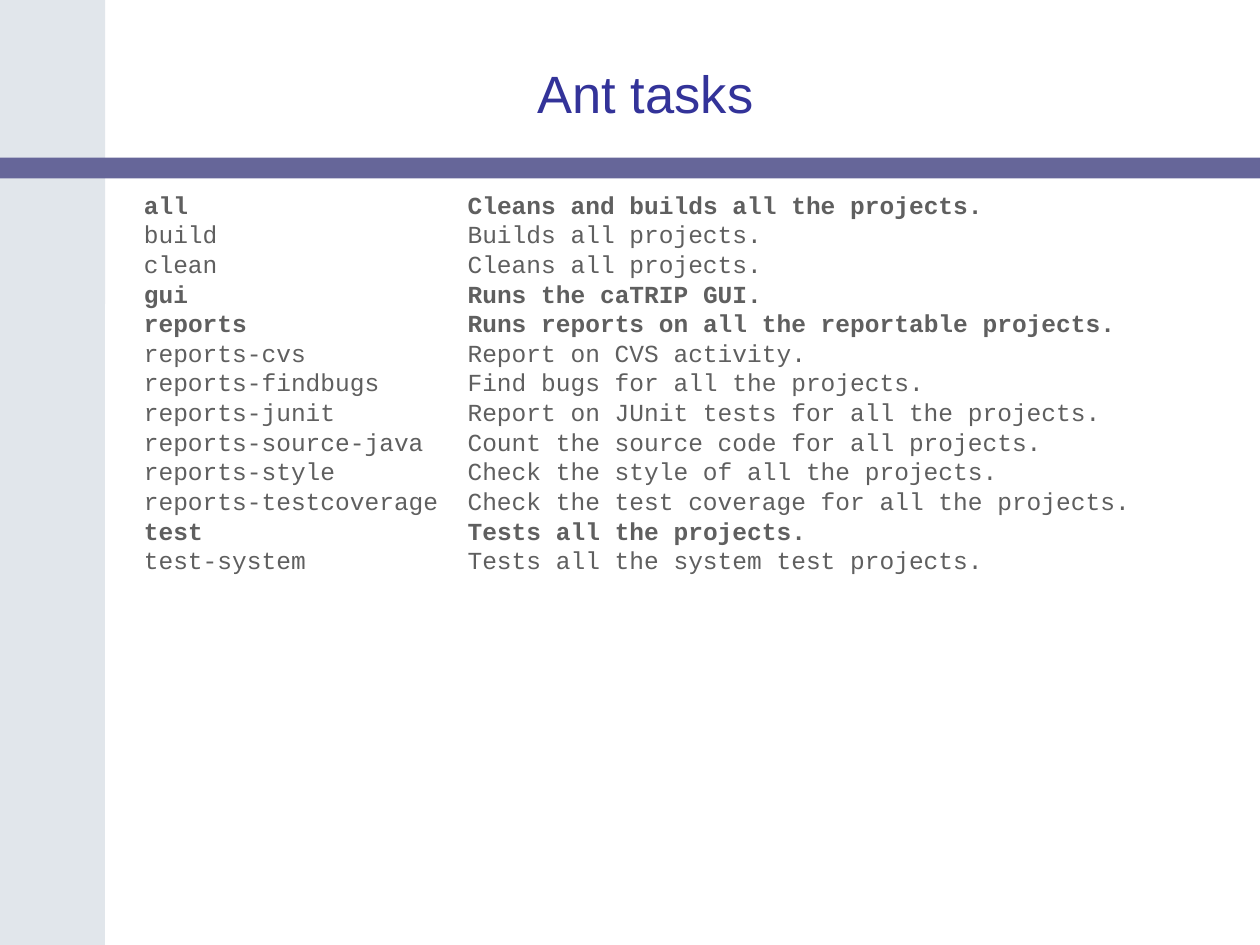
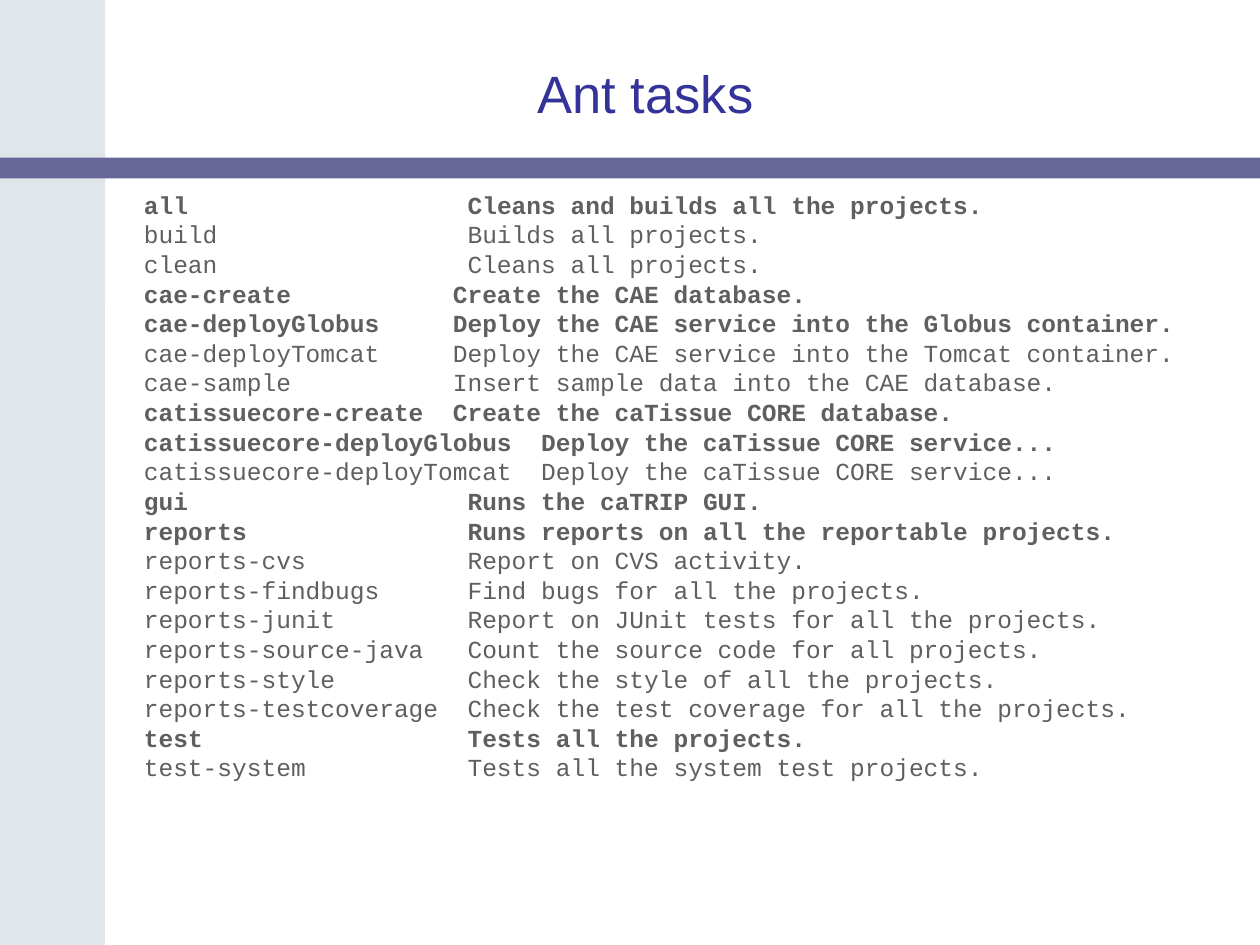
Before and after one commit to NCIP/catrip, a slide deck: slide 21 of catrip/documentation/presentations/catrip_alpha_demo_2006_08_11/catrip_alpha_demo_2006_08_11.ppt. Drawn at 1260x945 pixels with LibreOffice and Linux fonts; fonts in the diff are those of the drawing; background and template pictures are left out. Boxes give left, top, right and bottom in pixels: in the first picture for what was removed or moved away, otherwise in the second. Text is boxed around its words. In the diff, an @@ line names an element or a change of style, - is before the commit and + after.

```diff
--- a/catrip/documentation/presentations/catrip_alpha_demo_2006_08_11/catrip_alpha_demo_2006_08_11.ppt
+++ b/catrip/documentation/presentations/catrip_alpha_demo_2006_08_11/catrip_alpha_demo_2006_08_11.ppt
@@ text at (144, 285, 1174, 485): paragraphs added @@
+cae-create Create the CAE database.
+cae-deployGlobus Deploy the CAE service into the Globus container.
+cae-deployTomcat Deploy the CAE service into the Tomcat container.
+cae-sample Insert sample data into the CAE database.
+catissuecore-create Create the caTissue CORE database.
+catissuecore-deployGlobus Deploy the caTissue CORE service...
+catissuecore-deployTomcat Deploy the caTissue CORE service...
```
Also in this commit, not shown: 1 other slide changed.
